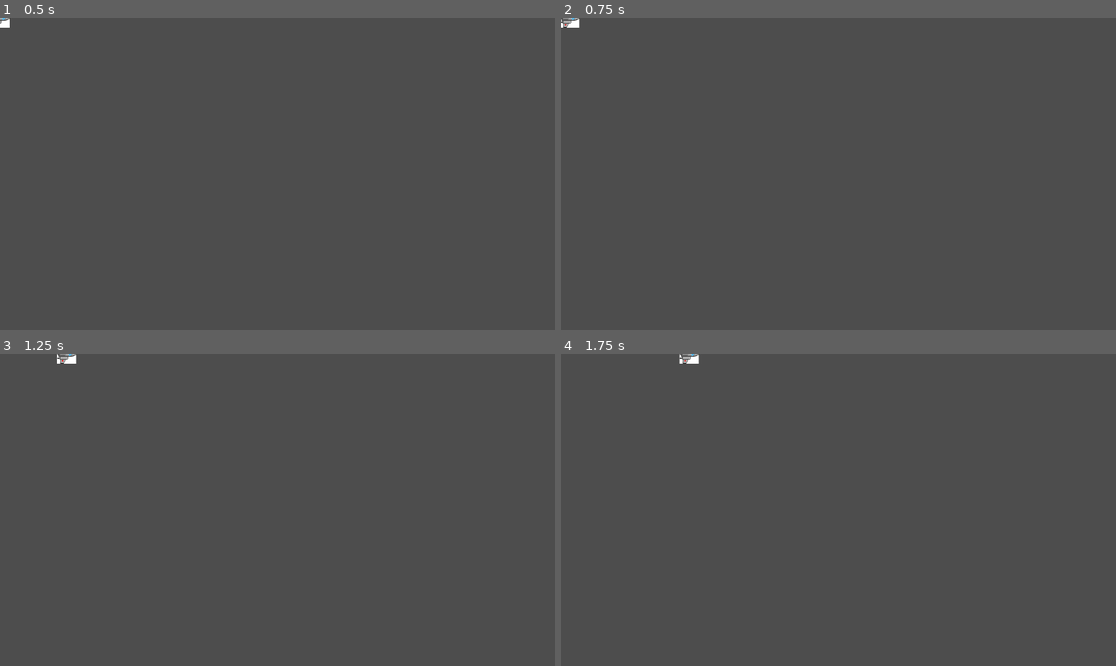
Above: before the commit, frames 1-4 (two rows, left to right).
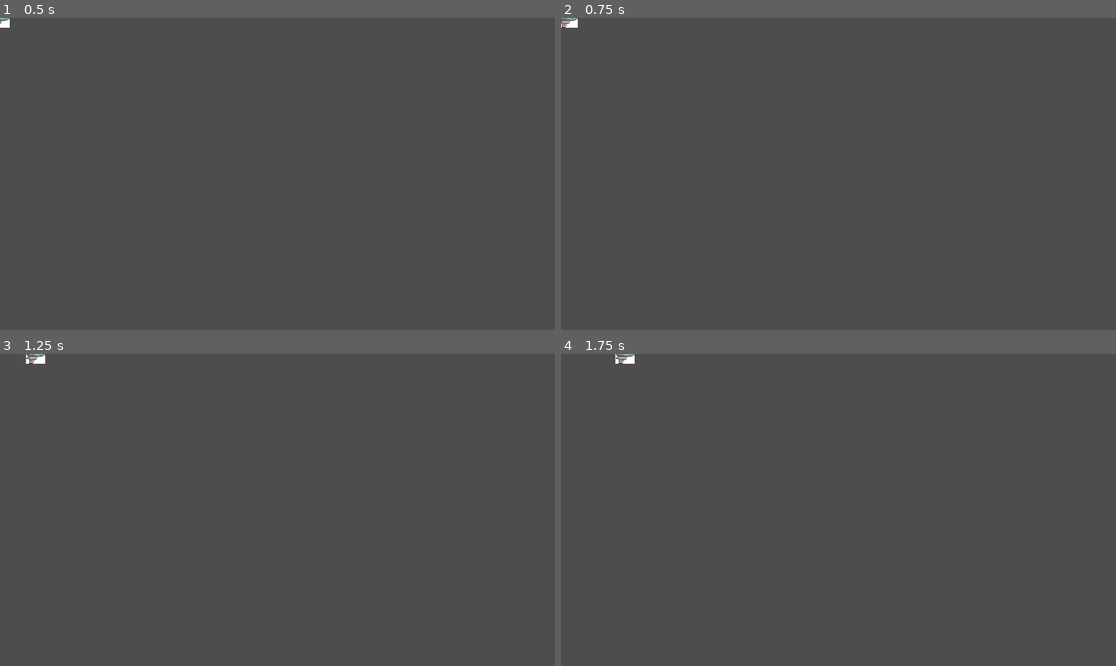
Above: after the commit, the same moments.

Repository: GreatSandwiches/Orbital-Obliteration
Game: Godot game, scene res://Scenes/player1.tscn
The game is run twice, just before and just after one commit, with the same random seed, the same clock (stepped at 60 frames per second) and the same inputs.
Inputs:
- Up to frame 1 (0.5 s): no input
- Up to frame 2 (0.75 s): tap Enter at 0.5 s; hold Up (ui_up) from 0.53 s (still down)
- Up to frame 3 (1.25 s): keep holding Up (ui_up)
- Up to frame 4 (1.75 s): keep holding Up (ui_up)

Frame 1 is identical in both runs. In frame 2, less than 0.1% of the frame differs, in the area x 0-4%, y 0-4%; in frame 3, 0.2%; in frame 4, 0.2%, in the area x 9-25%, y 0-4%.

Commit message:
Create branch

Diff:
--- a/Scenes/bullet.tscn
+++ b/Scenes/bullet.tscn
@@ -1,13 +1,11 @@
-[gd_scene load_steps=4 format=3 uid="uid://dl5s4omwkwndu"]
+[gd_scene load_steps=3 format=3 uid="uid://dl5s4omwkwndu"]
 
 [ext_resource type="Texture2D" uid="uid://d21ki2l7wli2e" path="res://Assets/bullet.png" id="1_0c3ku"]
-[ext_resource type="Script" path="res://Scripts/bullet.gd" id="1_t3dxr"]
 
 [sub_resource type="RectangleShape2D" id="RectangleShape2D_c34kw"]
 size = Vector2(30, 8)
 
 [node name="Area2D" type="Area2D"]
-script = ExtResource("1_t3dxr")
 
 [node name="Sprite2D" type="Sprite2D" parent="."]
 scale = Vector2(3.375, 2.875)
@@ -15,5 +13,3 @@
 
 [node name="CollisionShape2D" type="CollisionShape2D" parent="."]
 shape = SubResource("RectangleShape2D_c34kw")
-
-[node name="Timer" type="Timer" parent="."]
--- a/Scripts/player1.gd
+++ b/Scripts/player1.gd
@@ -29,8 +29,8 @@
 	shipvectorforward = Vector2(transform.x * 500 * acceleration * delta)
 	shipvector += shipvectorforward - shipvectorbackward
 	# Calculates friction vector
-	shipvectorbackward.x = 0.000001 * (pow((shipvector.x), 3))
-	shipvectorbackward.y = 0.000001 * (pow((shipvector.y), 3))
+	shipvectorbackward.x = 0.00001 * (pow((shipvector.x), 3))
+	shipvectorbackward.y = 0.00001 * (pow((shipvector.y), 3))
 
 	velocity = shipvector
 	# Movement input
